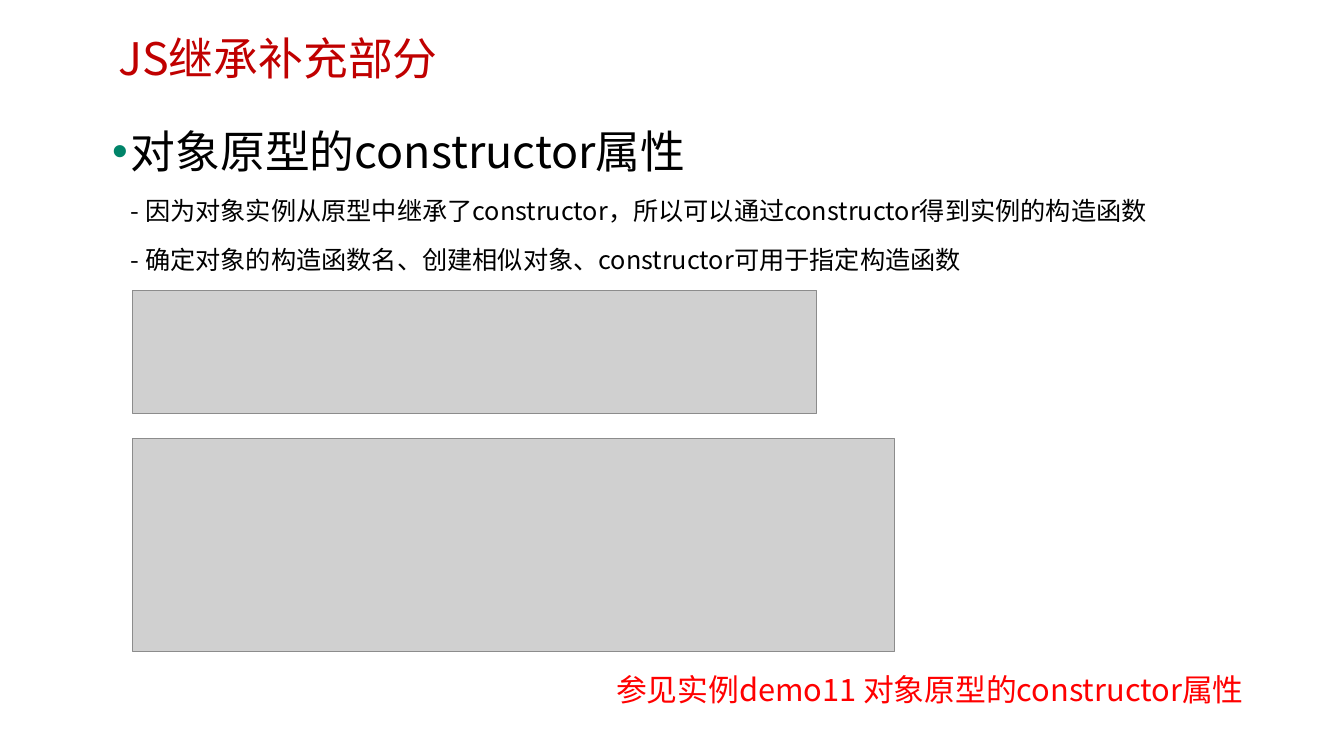
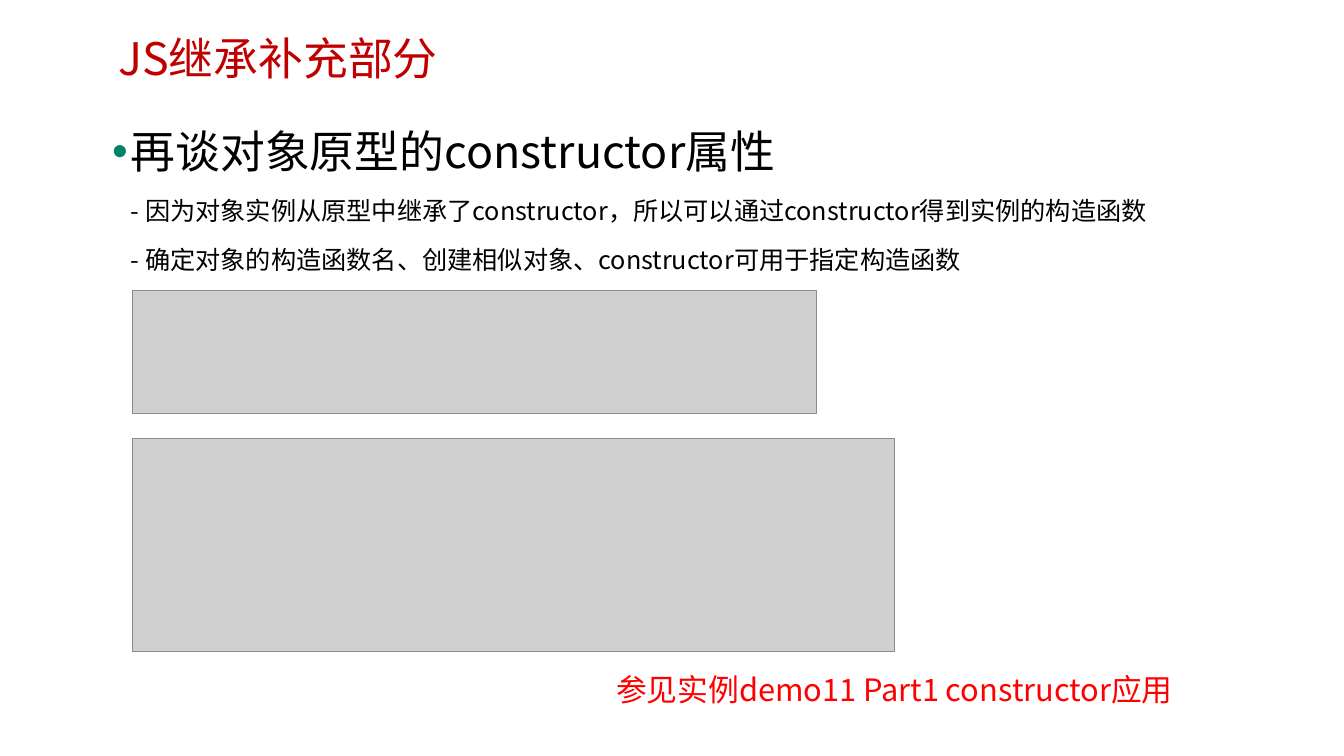
Before and after one commit to edu2act/course-javascript-advanced, a slide deck: slide 28 of 课程PPT/07.JavaScript面向对象编程 一.pptx. Drawn at 1344x756 pixels with LibreOffice and Linux fonts; fonts in the diff are those of the drawing; grey boxes stand for pictures; background and template pictures are left out. Boxes give left, top, right and bottom in pixels: in the first picture for what was removed or moved away, otherwise in the second. Text is boxed around its words. In the diff, an @@ line names an element or a change of style, - is before the commit and + after.

```diff
--- a/课程PPT/07.JavaScript面向对象编程 一.pptx
+++ b/课程PPT/07.JavaScript面向对象编程 一.pptx
@@ text at <box>131,130,1147,271</box>: text changed @@
-• 对象原型的constructor属性
-  - 因为对象实例从原型中继承了constructor，所以可以通过constructor得到实例的构造函数
-  - 确定对象的构造函数名、创建相似对象、constructor可用于指定构造函数
+• 再谈对象原型的constructor属性
+  - 因为对象实例从原型中继承了constructor，所以可以通过constructor得到实例的构造函数
+  - 确定对象的构造函数名、创建相似对象、constructor可用于指定构造函数
@@ text at <box>616,675,1173,704</box>: text changed @@
-参见实例demo11 对象原型的constructor属性
+参见实例demo11 Part1 constructor应用
```
Also in this commit, not shown: 4 other slides changed, 18 other files.
